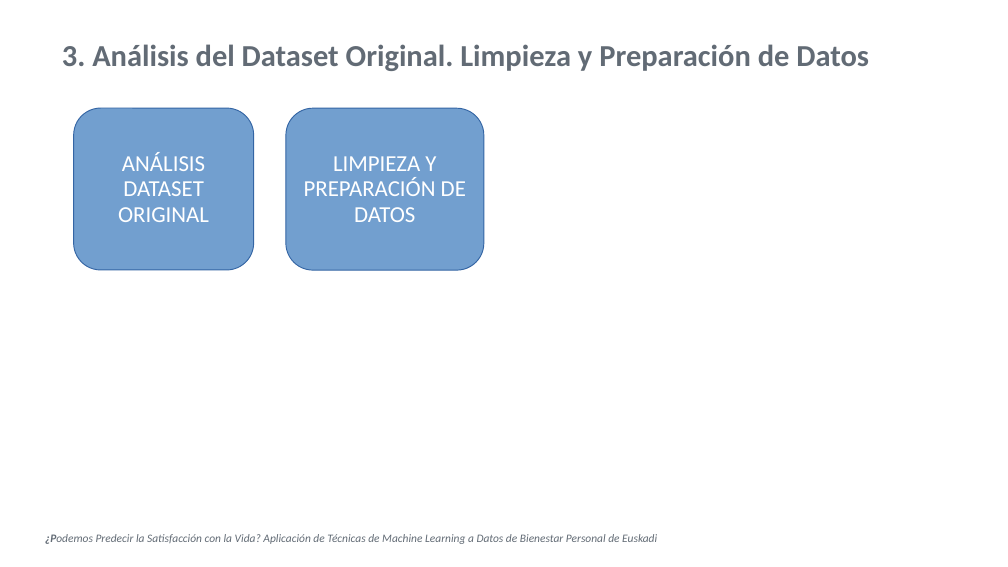
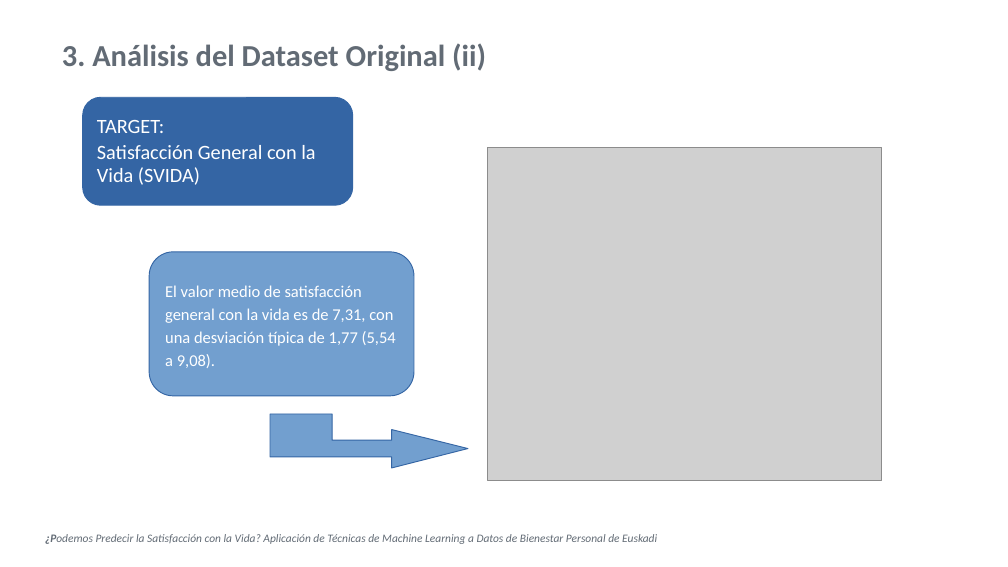
Before and after one commit to Leire2026/Proyecto_Machine_Learning, a slide deck: slide 5 of Proyecto_Final_ML/6_Docs/Presentacion_Tecnica_Proyecto_ML.ppt (slide 7 before the commit). Drawn at 1008x567 pixels with LibreOffice and Linux fonts; fonts in the diff are those of the drawing; grey boxes stand for pictures; background and template pictures are left out. Boxes give left, top, right and bottom in pixels: in the first picture for what was removed or moved away, otherwise in the second. Text is boxed around its words. In the diff, an @@ line names an element or a change of style, - is before the commit and + after.

```diff
--- a/Proyecto_Final_ML/6_Docs/Presentacion_Tecnica_Proyecto_ML.ppt
+++ b/Proyecto_Final_ML/6_Docs/Presentacion_Tecnica_Proyecto_ML.ppt
@@ text at (62, 44, 486, 71): text changed @@
-3. Análisis del Dataset Original. Limpieza y Preparación de Datos
+3. Análisis del Dataset Original (ii)
@@ rounded rectangle removed at (74, 108, 254, 270) @@
-ANÁLISIS DATASET ORIGINAL
@@ rounded rectangle added at (82, 97, 352, 205), fill #3465A4, outline #3465A4 0.74 pt, 16 pt, text #FFFFFF @@
+TARGET:
+Satisfacción General con la Vida (SVIDA)
@@ rounded rectangle removed at (286, 108, 484, 270) @@
-LIMPIEZA Y PREPARACIÓN DE DATOS
@@ picture added at (488, 147, 883, 480) @@
@@ rounded rectangle added at (149, 252, 414, 396), fill #729FCF, outline #3465A4 0.74 pt, 13 pt, text #FFFFFF @@
+El valor medio de satisfacción general con la vida es de 7,31, con una desviación típica de 1,77 (5,54 a 9,08).
@@ freeform shape added at (270, 414, 467, 468), fill #729FCF, outline #3465A4 0.74 pt @@
```
Also in this commit, not shown: 5 other slides changed, 8 slides added, 4 other files.
